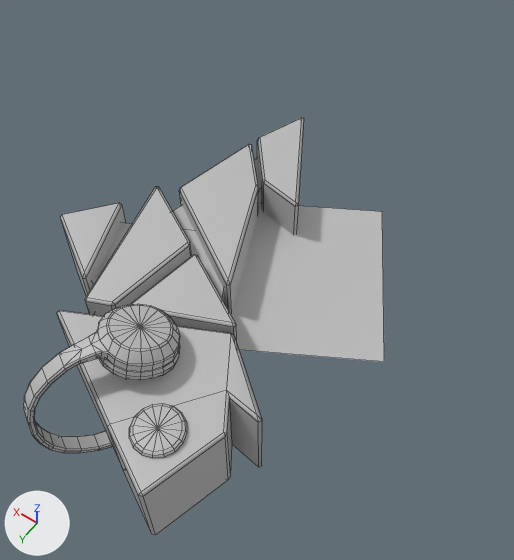
What one commit did to the FBX model Assets/Art/Model/ChessAdditive/Chess_30.fbx.
Before and after are seen from a 50 mm lens placed at (-0.0248, 0.0425, 0.0518), pointed at (-0.0014, 0.0098, 0.0004). Arrows for +X, +Y and +Z are at lower left; the lights stay in place. The older version comes first. Mesh edges are drawn as thin lines. Where no turn or scale is listed for an object, it has been applied to the vertices.

Objects in the first picture: 'Chess_30_1', 'Chess_30_2', 'Chess_30_3'.
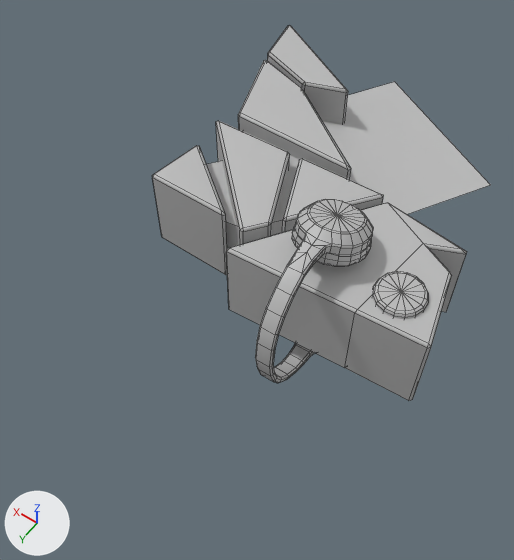
What the commit changed:
me_mesh_001 is used by ob_chess_30_2; location (0.0, 0.0, 0.0).
me_mesh_001 had 578 vertices, 548 faces and spanned x -0.0031..0.0053, y 0.0203..0.0325, z -0.0077..0.0085.
me_mesh_001 now has 578 vertices, 548 faces and spans x -0.0109..-0.0048, y 0.0055..0.0186, z -0.0038..0.0124.
me_mesh_001 part 3: the whole mesh is turned 30 degrees about the z axis through its middle, then moved by (-0.0095, -0.0147, 0.0039).
me_mesh_002 is used by ob_chess_30_3; location (0.0, 0.0, 0.0).
me_mesh_002 had 4 vertices, 1 face and spanned x -0.0151..0.0058, y -0.0047..0.0175, z 0.0.
me_mesh_002 now has 4 vertices, 1 face and spans x -0.0144..0.0078, y -0.0189..0.002, z 0.0039.
Part 2, on me_mesh_002:
Vertex 0 of me_mesh_002 moves from (-0.0151, 0.0105, 0.0) at pixel (384, 361) to (-0.0144, -0.0102, 0.0039) at pixel (490, 185).
Vertex 1 of me_mesh_002 moves from (-0.003, 0.0175, 0.0) to (-0.0074, 0.002, 0.0039).
Vertex 2 of me_mesh_002 moves from (-0.0063, -0.0047, 0.0) at pixel (382, 211) to (0.0008, -0.0189, 0.0039) at pixel (394, 81).
Vertex 3 of me_mesh_002 moves from (0.0058, 0.0023, 0.0) to (0.0078, -0.0068, 0.0039).
me_mesh is used by ob_chess_30_1; location (0.0, 0.0, 0.0).
me_mesh had 206 vertices, 205 faces and spanned x -0.011..0.016, y -0.0081..0.0321, z -0.004..0.0048.
me_mesh now has 206 vertices, 205 faces and spans x -0.0187..0.0128, y -0.016..0.0137, z 0.0..0.0087.
me_mesh part 1: the whole mesh is turned 30 degrees about the z axis through its middle, then moved by (-0.0025, -0.0121, 0.0039).

Location of each change, (x1, y1, x2, y2) in pixels of the pictures (514 x 560 px):
'Chess_30_1', moved, turned
    before: (57, 117, 304, 535)
    after: (152, 25, 467, 401)
'Chess_30_3', reshaped
    before: (229, 204, 384, 362)
    after: (322, 82, 490, 214)
'Chess_30_2', moved, turned
    before: (23, 304, 180, 453)
    after: (255, 199, 373, 383)
